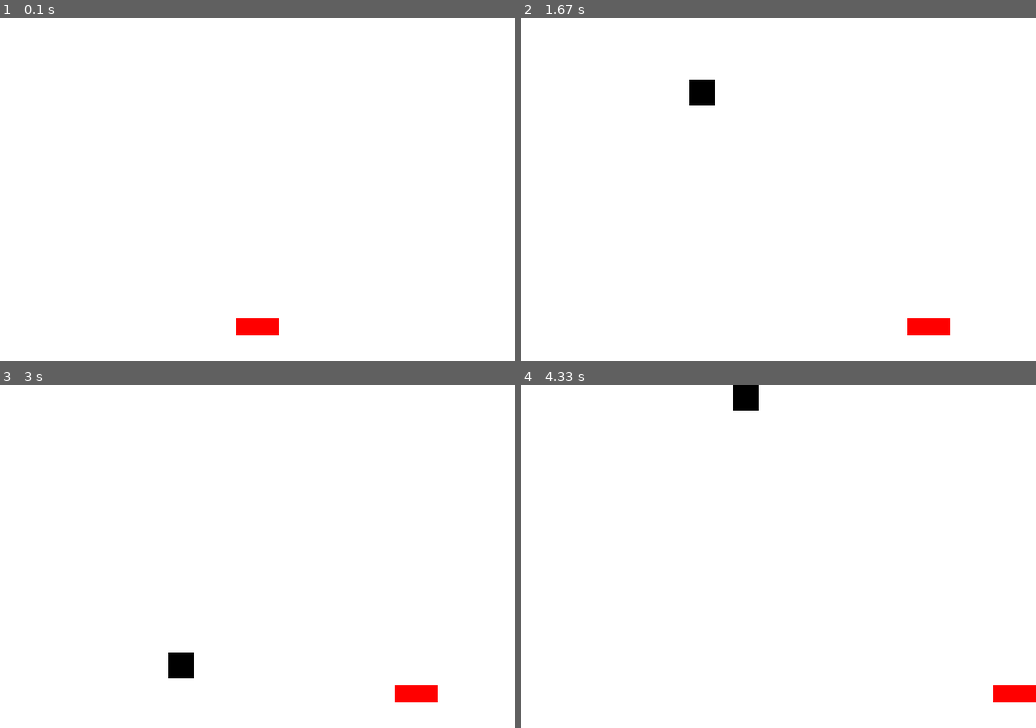
Above: before the commit, frames 1-4 (two rows, left to right).
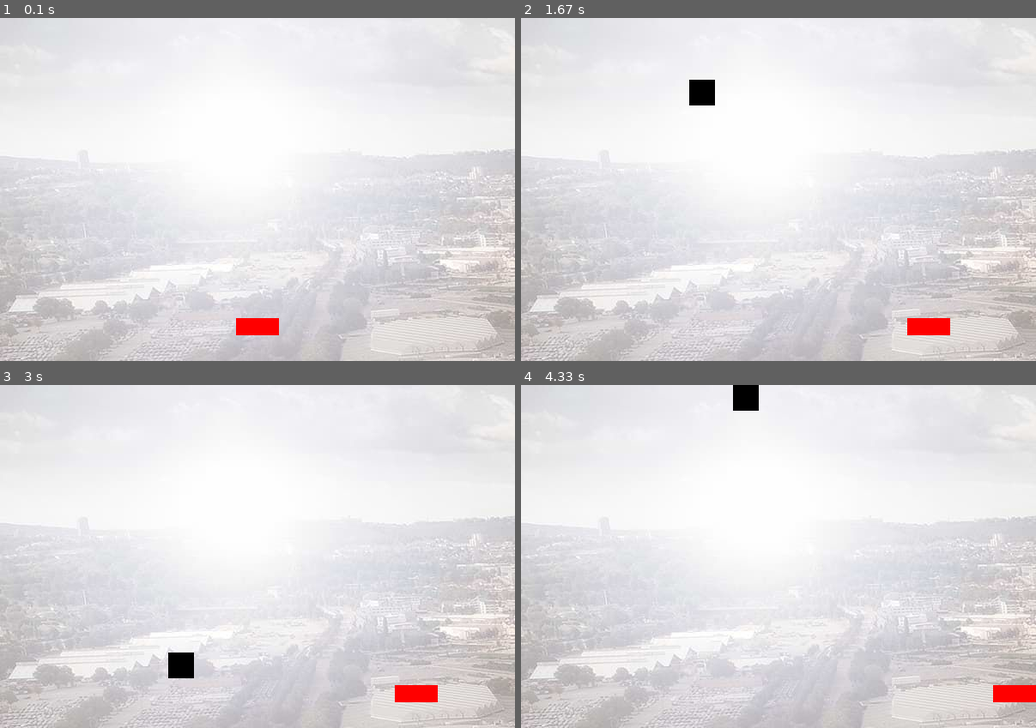
Above: after the commit, the same moments.

Repository: leol01/Space_Invader_Sem2_LL
Game: pygame game, started from PyGameSpace.py
Same seed, same stepped clock (60 frames per second), same inputs: the game is played once before the commit and once after it.
Inputs:
- Up to frame 1 (0.1 s): no input
- Up to frame 2 (1.67 s): hold Right 0.33-0.8 s; hold Right 0.83-1.3 s; hold Left from 1.33 s (still down)
- Up to frame 3 (3 s): release Left at 1.87 s; hold Left 1.9-2.3 s; hold Right 2.33-2.97 s
- Up to frame 4 (4.33 s): hold Left 3-3.47 s; hold Right 3.5-3.97 s; hold Right from 4 s (still down)

The runs differ from the first frame. In frame 1, 49% of the frame differs, in the area x 0-100%, y 0-100%; in frame 2, 50%; in frame 3, 49%; in frame 4, 49%.

Commit message:
background

Diff:
--- a/PyGameSpace.py
+++ b/PyGameSpace.py
@@ -26,6 +26,9 @@
 pygame.display.set_caption("Weiche den Feinden aus")
 clock = pygame.time.Clock()
 
+# Hintergrundbild laden
+background = pygame.image.load("C:/Users/leo.leberer/Desktop/Space_Invader_Sem2_LL/Neckarstadion.png")
+
 # Funktion zum Erzeugen eines neuen Gegners
 def create_enemy():
     x = random.randint(0, WIDTH - ENEMY_WIDTH)
@@ -53,7 +56,8 @@
 
     running = True
     while running:
-        screen.fill(WHITE)
+        # Hintergrund zeichnen
+        screen.blit(background, (0, 0))
 
         for event in pygame.event.get():
             if event.type == pygame.QUIT:
Binary file added: Neckarstadion.png
